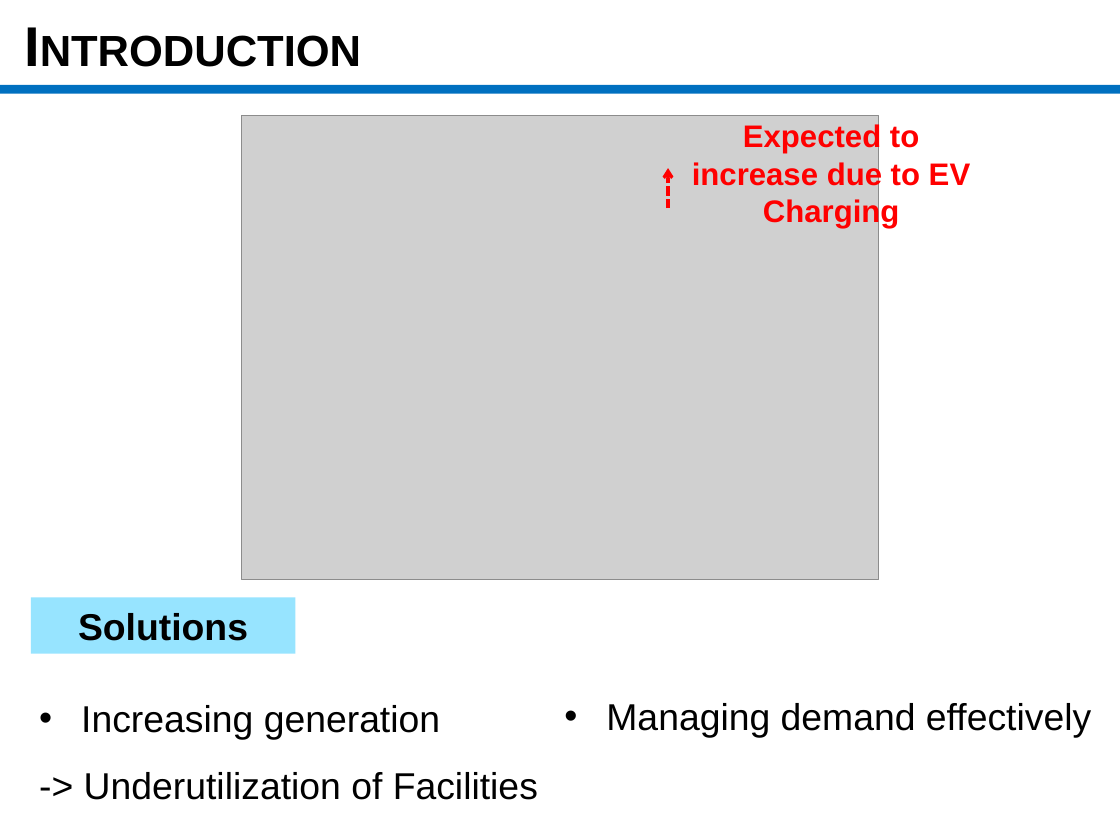
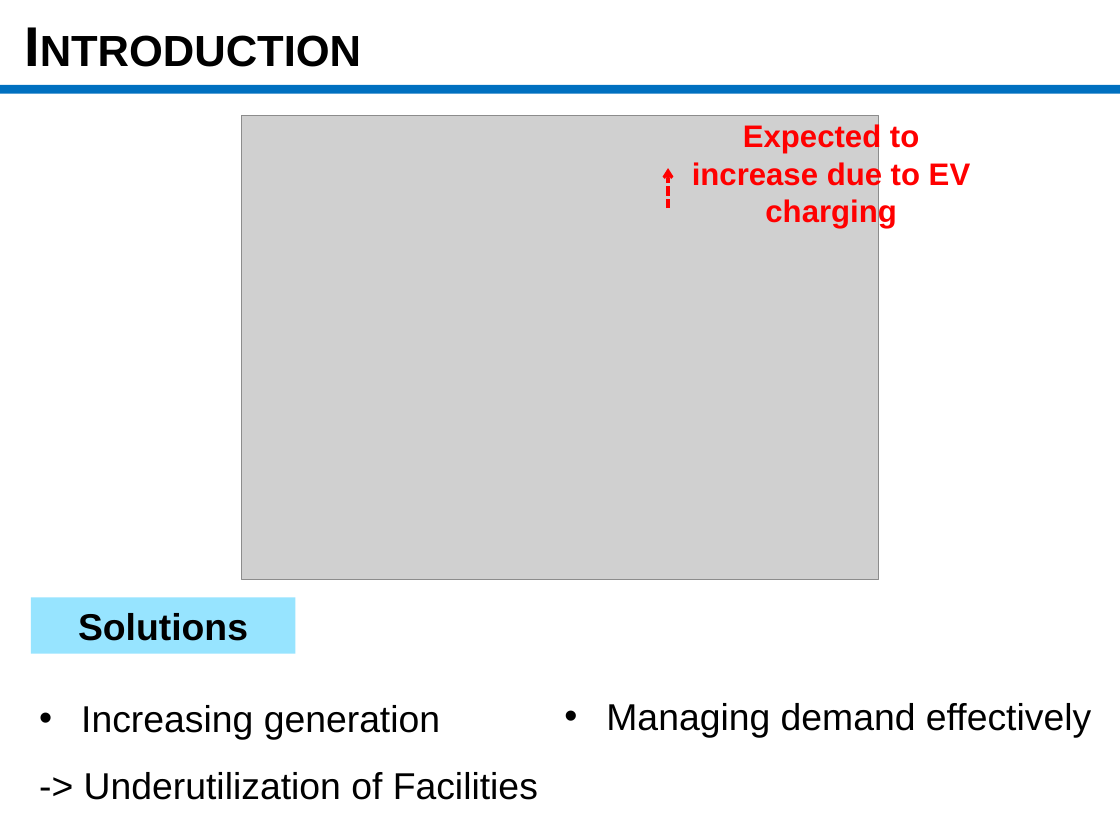
Before and after one commit to msssm/project_template, a slide deck: slide 3 of presentation/Final Presentation_mGrid.pptx. Drawn at 1120x840 pixels with LibreOffice and Linux fonts; fonts in the diff are those of the drawing; grey boxes stand for pictures. Boxes give left, top, right and bottom in pixels: in the first picture for what was removed or moved away, otherwise in the second. Text is boxed around its words. In the diff, an @@ line names an element or a change of style, - is before the commit and + after.

```diff
--- a/presentation/Final Presentation_mGrid.pptx
+++ b/presentation/Final Presentation_mGrid.pptx
@@ text at <box>692,123,971,228</box>: text changed @@
-Expected to increase due to EV Charging
+Expected to increase due to EV charging
```
Also in this commit, not shown: 3 other slides changed, 6 slides added, 27 other files.
